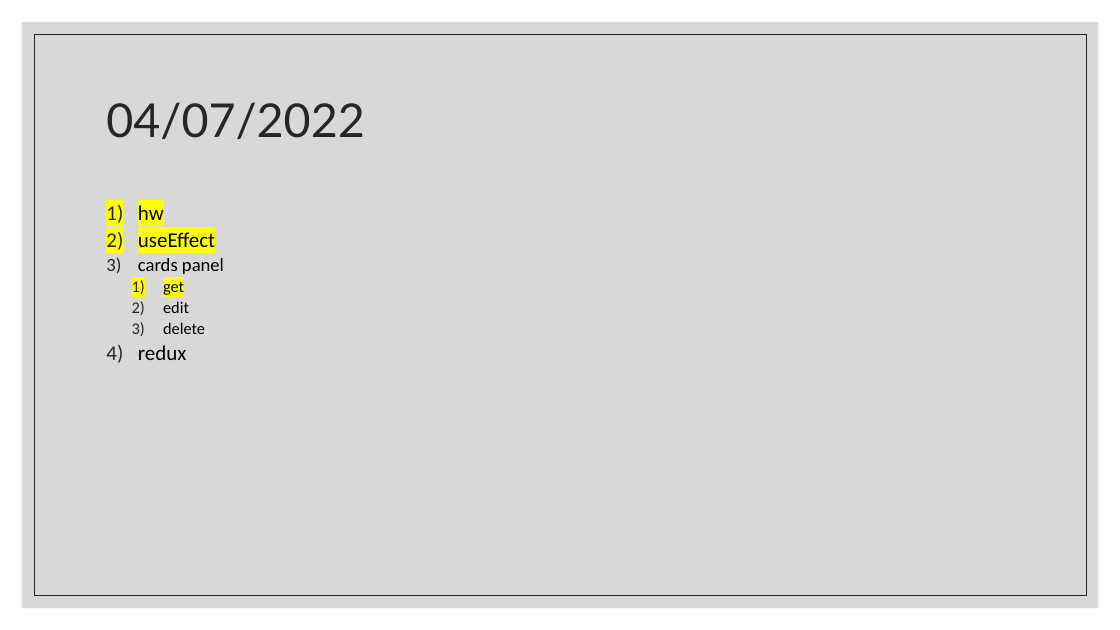
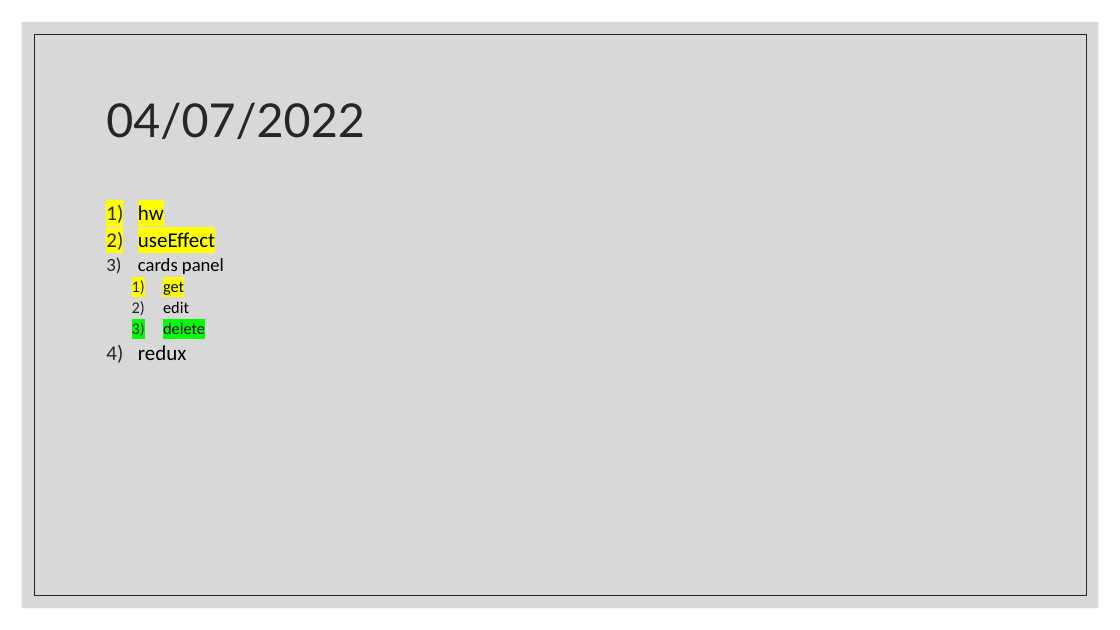
Before and after one commit to Rlss91/ht_W011121MR_morning_first-project, a slide deck: slide 41 of docs/React.pptx. Drawn at 1120x630 pixels with LibreOffice and Linux fonts; fonts in the diff are those of the drawing. Boxes give left, top, right and bottom in pixels: in the first picture for what was removed or moved away, otherwise in the second. Text is boxed around its words. In the diff, an @@ line names an element or a change of style, - is before the commit and + after.

Commit message:
hw

```diff
--- a/docs/React.pptx
+++ b/docs/React.pptx
@@ text at [163,322,205,334]: highlight none to #00FF00 in "delete" @@
```
Also in this commit, not shown: 1 slide added.
